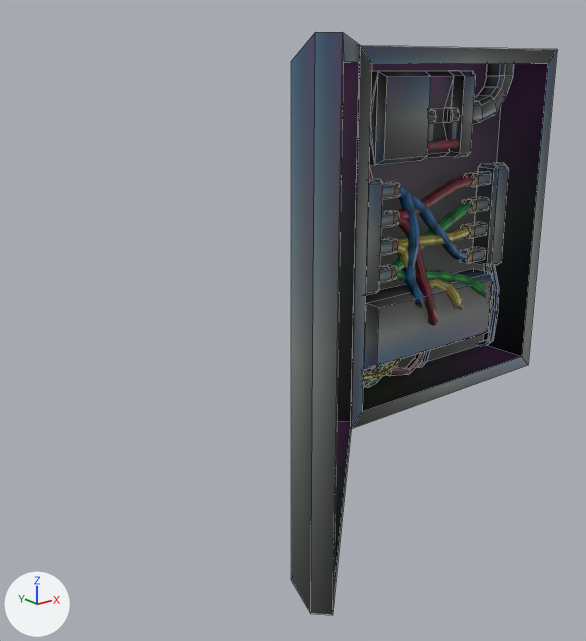
The FBX model First Person Puzzler/Assets/Art/Models/fusebox.fbx: old version first, new version second.
Before and after are seen from a 50 mm camera at (-0.903, -0.85, 0.226) aimed at (-0.32, -0.121, -0.065). Every picture has the same lights, and +X, +Y and +Z are marked at lower left. Mesh edges are drawn as thin lines on the coarser meshes. Where no turn or scale is listed for an object, it has been applied to the vertices.

Names of what the first picture shows: 'Fusebox', 'FuseboxEquipment', 'FuseboxLid', 'WireBlue', 'WireBlueBroke', 'WireGreenBroke', 'WireRedBroke'.
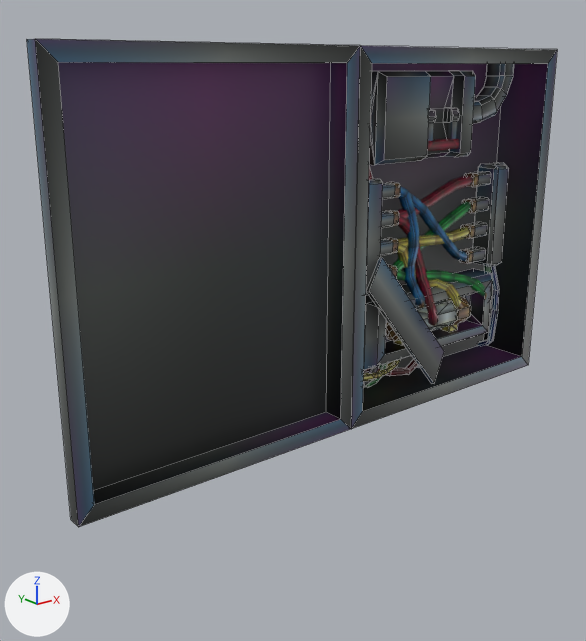
The edits, one by one:
me_cube_002 is used by ob_fuseboxequipment; location (0.0, 0.0, 0.0).
me_cube_002 had 758 vertices, 727 faces and spanned x -0.18..0.184, y -0.07..-0.011, z -0.237..0.233.
me_cube_002 now has 782 vertices, 751 faces and spans x -0.18..0.184, y -0.07..-0.011, z -0.237..0.233.
Part 1, on me_cube_002:
1 face is deleted.
16 vertices are added at x -0.11..0.11, y -0.07..-0.03, z -0.17..-0.11.
8 new vertices lie (0.03, 0.0, 0.0) away from vertices in x -0.11..0.08, y -0.043..-0.038, z -0.155..-0.125.
25 new faces join them.
Mesh me_cube_013 is new.
It has 8 vertices, 6 faces and spans x -0.115..0.071, y -0.021..0.005, z -0.122..0.084.
It uses material mat_material (picture img_colors_png).
Mesh me_cube_014 is new.
It has 128 vertices, 150 faces and spans x -0.081..0.081, y -0.02..0.02, z -0.03..0.03.
It uses material mat_material (picture img_colors_png).
Object 'FuseboxLid' (ob_fuseboxlid) turns from (0, 0, -135) to (0, 0, -180) degrees about x, y and z.
Object 'FuseCover' (ob_fusecover) is new; it shows me_cube_013.
Its location is (-0.05, -0.07, -0.11).
Object 'Fuse' (ob_fuse) is new; it shows me_cube_014.
Its location is (0.0, -0.05, -0.14).

Where the change shows, as pixel boxes [x1, y1, x2, y2] in the pictures (586 x 641 px):
'FuseboxLid', turned
    before: [291, 32, 360, 615]
    after: [27, 39, 360, 527]
'FuseCover', added
    after: [366, 258, 444, 383]
'Fuse', added
    after: [386, 296, 471, 346]
part 1 of me_cube_002, built on
    both: [377, 280, 492, 365]
